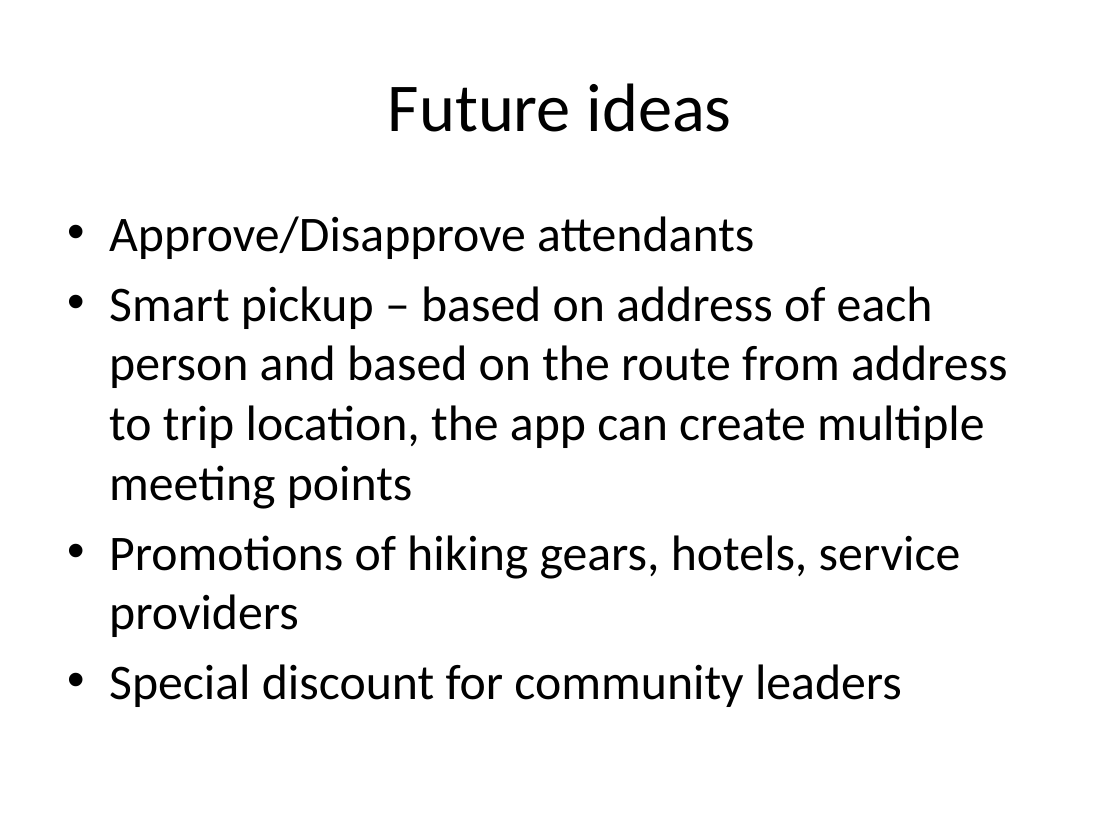
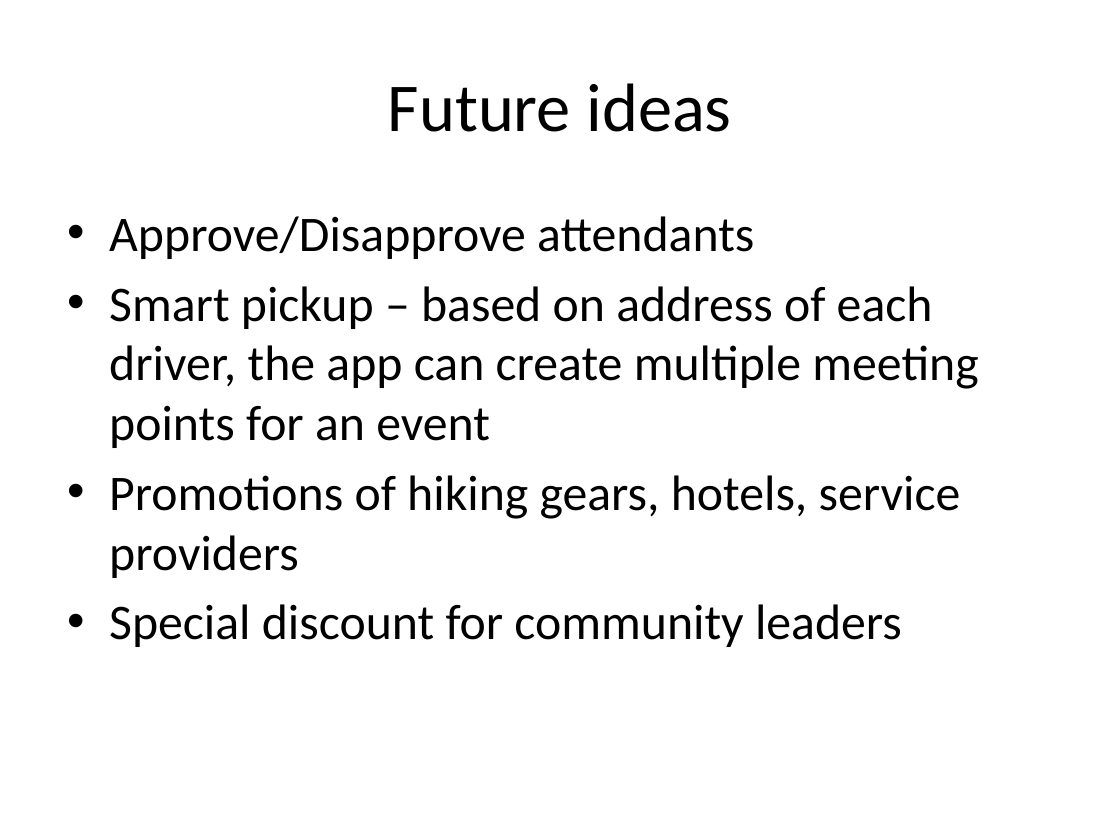
Before and after one commit to keremg/outsurfing, a slide deck: slide 12 of documents/Presentation.pptx. Drawn at 1120x840 pixels with LibreOffice and Linux fonts; fonts in the diff are those of the drawing. Boxes give left, top, right and bottom in pixels: in the first picture for what was removed or moved away, otherwise in the second. Text is boxed around its words. In the diff, an @@ line names an element or a change of style, - is before the commit and + after.

```diff
--- a/documents/Presentation.pptx
+++ b/documents/Presentation.pptx
@@ text at bbox=[109, 286, 978, 448]: text changed @@
-• Smart pickup – based on address of each person and based on the route from address to trip location, the app can create multiple meeting points
+• Smart pickup – based on address of each driver, the app can create multiple meeting points for an event
```
Also in this commit, not shown: 8 other slides changed.
